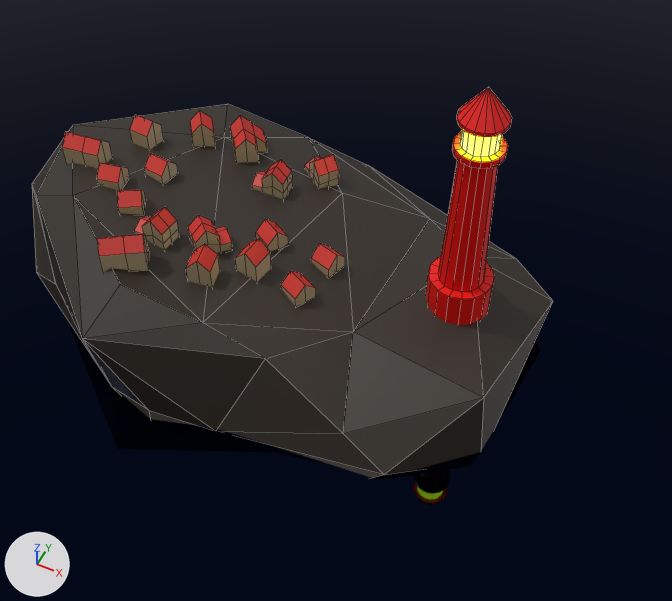
What one commit did to the Blender file complete_blender_creator_3_tutorial/lighthouse_island_scene.blend.
One viewpoint serves both versions: a camera (50 mm lens) standing at (5.46, -10.07, 14.88) and looking at (0.15, 0.55, 1.61). The lights are fixed; the arrows at lower left show +X, +Y and +Z. The older version comes first. Mesh edges are drawn as thin lines.

The older version as bpy lines, for what is in view:
```python
ob_base_rocks = bpy.data.objects.new('base rocks', me_icosphere)
ob_base_rocks.location = (0.0, 0.0, 0.0)
ob_cube_002 = bpy.data.objects.new('Cube.002', me_cube_005)
ob_cube_002.location = (-1.58, 3.42, 1.73)
ob_cube_002.rotation_euler = (0.0, 0.0, -0.658)  # degrees (0, 0, -38)
ob_cube_002.scale = (0.236, 0.236, 0.236)
ob_cube_004 = bpy.data.objects.new('Cube.004', me_cube_006)
ob_cube_004.location = (-4.47, 1.66, 2.15)
ob_cube_004.rotation_euler = (0.0, 0.0, -4.841)  # degrees (0, 0, -277)
ob_cube_004.scale = (0.236, 0.236, 0.236)
ob_cube_005 = bpy.data.objects.new('Cube.005', me_cube_007)
ob_cube_005.location = (-3.56, 3.47, 1.93)
ob_cube_005.rotation_euler = (0.0, 0.0, 0.661)  # degrees (0, 0, 38)
ob_cube_005.scale = (0.236, 0.236, 0.236)
ob_cube_006 = bpy.data.objects.new('Cube.006', me_cube_006)
ob_cube_006.location = (-5.11, 0.92, 2.28)
ob_cube_006.rotation_euler = (0.0, 0.0, -4.518)  # degrees (0, 0, -259)
ob_cube_006.scale = (0.236, 0.236, 0.236)
ob_cube_008 = bpy.data.objects.new('Cube.008', me_cube_002)
ob_cube_008.location = (-5.38, 2.49, 2.08)
ob_cube_008.rotation_euler = (0.0, 0.0, -1.657)  # degrees (0, 0, -95)
ob_cube_008.scale = (0.236, 0.236, 0.236)
ob_cube_012 = bpy.data.objects.new('Cube.012', me_cube_007)
ob_cube_012.location = (-6.22, 1.28, 2.21)
ob_cube_012.rotation_euler = (0.0, 0.0, 1.699)  # degrees (0, 0, 97)
ob_cube_012.scale = (0.236, 0.236, 0.236)
ob_lighthouse = bpy.data.objects.new('Lighthouse', me_cylinder)
ob_lighthouse.location = (2.17, 1.79, 1.47)
ob_lighthouse.scale = (0.621, 0.621, 0.621)
ob_water = bpy.data.objects.new('water', me_plane)
ob_water.location = (0.0, 0.0, 0.0)
ob_water.scale = (30.1, 30.1, 30.1)
# also in view: 'Cube.003' at (-3.53, 0.09, 2.39); 'Cube' at (-1.51, 0.33, 2.17); 'Cube.014' at (-2.36, 2.59, 2.12); 'Cube.016' at (-3.63, -0.87, 2.58); 'Cube.011' at (-2.53, 0.45, 2.28)
```
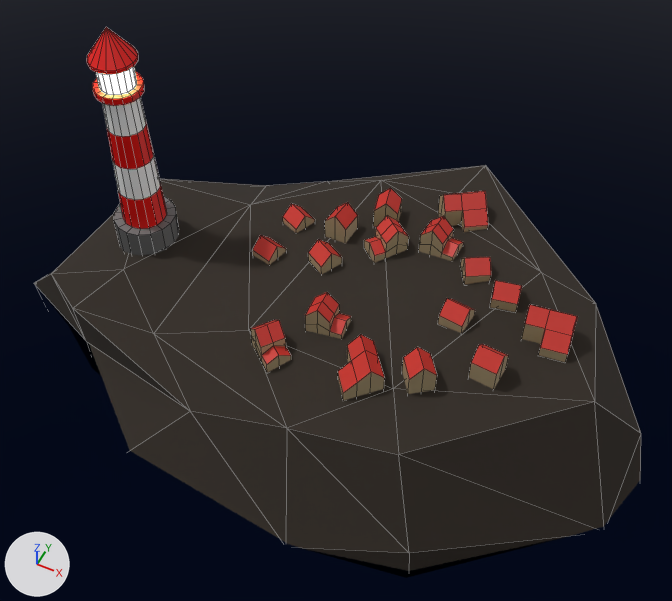
What differs and where, as boxes (x1, y1, x2, y2) in the pictures (672 x 601 px; the box of a moved part takes in the faces that stretch with it):
'base rocks', reshaped, moved, turned
    before: (32, 104, 553, 478)
    after: (34, 165, 641, 571)
'Lighthouse', reshaped, moved, turned
    before: (426, 87, 512, 325)
    after: (87, 27, 179, 255)
'Cube.012', moved, turned
    before: (62, 132, 112, 168)
    after: (521, 304, 577, 362)
'Cube.005', moved, turned
    before: (231, 116, 267, 163)
    after: (338, 335, 385, 401)
'Cube.016', moved, turned
    before: (97, 234, 149, 272)
    after: (438, 191, 488, 232)
'Cube.014', moved, turned
    before: (252, 160, 293, 199)
    after: (305, 292, 351, 339)
'Cube.002', moved, turned
    before: (305, 155, 339, 188)
    after: (250, 320, 291, 372)
'Cube.008', moved, turned
    before: (130, 115, 164, 150)
    after: (469, 344, 509, 389)
'Cube.013', moved, turned
    before: (190, 111, 215, 147)
    after: (402, 347, 437, 394)
'Cube.004', moved, turned
    before: (144, 154, 178, 184)
    after: (438, 298, 475, 333)
'Cube.006', moved, turned
    before: (97, 163, 130, 191)
    after: (490, 280, 522, 312)
part 1 of me_cylinder, reshaped
    before: (438, 160, 498, 292)
    after: (102, 97, 167, 229)
part 2 of me_cylinder, recoloured
    before: (426, 256, 494, 325)
    after: (114, 196, 179, 255)
part 3 of me_cylinder, recoloured
    before: (460, 129, 502, 157)
    after: (96, 67, 136, 95)
part 4 of me_icosphere, moved or reshaped
    before: (203, 139, 553, 451)
    after: (34, 179, 409, 571)
part 5 of me_icosphere, moved or reshaped
    before: (32, 126, 265, 429)
    after: (328, 165, 641, 433)

The change, as a list of edits to the scene's bpy script:
```text
Change mat_rock:
    mat_rock.roughness: 0.5 -> 1.0
Add mat_lighthouse_light:
    mat_lighthouse_light = principled_material('lighthouse_light')
    mat_lighthouse_light.base_color = (0.8, 0.8, 0.8)  # white #e7e7e7
    mat_lighthouse_light.emission_color = (1.0, 0.821, 0.297)  # yellow #ffea94
    mat_lighthouse_light.emission_strength = 18.0
Add mat_grey_base:
    mat_grey_base = principled_material('grey_base')
    mat_grey_base.base_color = (0.154, 0.154, 0.154)  # dark grey #6d6d6d
Change me_cylinder:
    used by ob_lighthouse; location = (2.17, 1.79, 1.47); scale = (0.621, 0.621, 0.621)
    remove me_cylinder.from_pydata(...)  # 161 vertices, 161 faces; spans x -1.0..1.0, y -1.0..1.0, z -0.47..7.81
    add me_cylinder.from_pydata(...)  # 209 vertices, 209 faces; spans x -1.0..1.0, y -1.0..1.0, z -0.47..7.81
    me_cylinder part 1
    16 faces are deleted
    48 vertices are added at x -0.66..0.66, y -0.66..0.66, z 2.19..4.57
    32 new faces join them, mat_white (white #ffffff)
    32 new faces join them, mat_material_002 (red #e70800)
    me_cylinder part 2: 33 faces spanning x -1.0..1.0, y -1.0..1.0, z -0.47..1.0 switch from mat_material_002 (red #e70800) to mat_grey_base (dark grey #6d6d6d)
    me_cylinder part 3: 16 faces spanning x -0.52..0.52, y -0.52..0.52, z 5.99..6.78 switch from mat_material_003 (white #e7e7e7, glowing yellow #fff000) to mat_lighthouse_light (white #e7e7e7, glowing yellow #ffea94)
    add me_cylinder.materials.append(mat_white)  # white #ffffff
Change me_icosphere:
    remove me_icosphere.from_pydata(...)  # 47 vertices, 90 faces; spans x -8.46..3.77, y -2.55..5.98, z -1.22..2.38
    add me_icosphere.from_pydata(...)  # 47 vertices, 90 faces; spans x -8.46..4.65, y -2.55..5.98, z -1.22..2.38
    me_icosphere part 4
    me_icosphere.vertices[28].co: (2.64, 2.67, -0.58) -> (4.65, 2.97, -0.02)  # not seen -> pixel (33, 283)
    me_icosphere.vertices[29].co: (3.77, 3.14, 0.8) -> (3.82, 3.13, 0.83)  # pixel (553, 301) -> pixel (51, 273)
    me_icosphere.vertices[32].co: (-2.05, 5.91, -0.02) -> (0.42, 5.69, -0.13)
    me_icosphere.vertices[40].co: (-3.24, 5.98, -0.08) -> (-3.24, 5.98, -0.06)
    me_icosphere.vertices[43].co: (0.71, 0.15, 1.4) -> (0.71, 0.15, 1.59)  # pixel (353, 331) -> pixel (250, 204)
    me_icosphere.vertices[45].co: (-1.44, 5.41, 0.7) -> (-0.7, 4.85, 0.98)  # pixel (368, 165) -> pixel (190, 411)
    me_icosphere part 5
    me_icosphere.vertices[11].co: (-6.6, 0.14, 1.88) -> (-6.6, 0.14, 2.14)  # pixel (36, 196) -> pixel (595, 303)
    me_icosphere.vertices[12].co: (-3.25, -1.47, 2.35) -> (-3.25, -1.47, 2.17)  # pixel (120, 284) -> not seen
    me_icosphere.vertices[39].co: (-3.46, -2.52, 1.83) -> (-3.46, -2.52, 2.23)  # pixel (82, 338) -> pixel (485, 165)
Change ob_lighthouse:
    ob_lighthouse.location: (2.17, 1.79, 1.47) -> (-4.13, 0.53, 1.47)
    ob_lighthouse.rotation_euler: (0.0, 0.0, 0.0) -> (0.0, 0.0, 3.142)  # degrees (0, 0, 0) -> degrees (0, 0, 180)
Change ob_base_rocks:
    ob_base_rocks.location: (0.0, 0.0, 0.0) -> (-1.96, 2.33, 0.0)
    ob_base_rocks.rotation_euler: (0.0, 0.0, 0.0) -> (0.0, 0.0, 3.142)  # degrees (0, 0, 0) -> degrees (0, 0, 180)
Change ob_cube_004:
    ob_cube_004.location: (-4.47, 1.66, 2.15) -> (2.5, 0.66, 2.15)
    ob_cube_004.rotation_euler: (0.0, 0.0, -4.841) -> (0.0, 0.0, -1.699)  # degrees (0, 0, -277) -> degrees (0, 0, -97)
Change ob_cube_005:
    ob_cube_005.location: (-3.56, 3.47, 1.93) -> (1.6, -1.14, 1.87)
    ob_cube_005.rotation_euler: (0.0, 0.0, 0.661) -> (0.0, 0.0, 3.803)  # degrees (0, 0, 38) -> degrees (0, 0, 218)
Change ob_cube_002:
    ob_cube_002.location: (-1.58, 3.42, 1.73) -> (-0.39, -1.1, 1.73)
    ob_cube_002.rotation_euler: (0.0, 0.0, -0.658) -> (0.0, 0.0, 2.483)  # degrees (0, 0, -38) -> degrees (0, 0, 142)
Change ob_cube_006:
    ob_cube_006.location: (-5.11, 0.92, 2.28) -> (3.15, 1.41, 2.28)
    ob_cube_006.rotation_euler: (0.0, 0.0, -4.518) -> (0.0, 0.0, -1.376)  # degrees (0, 0, -259) -> degrees (0, 0, -79)
Change ob_cube_008:
    ob_cube_008.location: (-5.38, 2.49, 2.08) -> (3.41, -0.16, 2.08)
    ob_cube_008.rotation_euler: (0.0, 0.0, -1.657) -> (0.0, 0.0, 1.485)  # degrees (0, 0, -95) -> degrees (0, 0, 85)
Change ob_cube_012:
    ob_cube_012.location: (-6.22, 1.28, 2.21) -> (4.26, 1.04, 2.21)
    ob_cube_012.rotation_euler: (0.0, 0.0, 1.699) -> (0.0, 0.0, 4.84)  # degrees (0, 0, 97) -> degrees (0, 0, 277)
Change ob_cube_013:
    ob_cube_013.location: (-4.37, 3.12, 2.02) -> (2.4, -0.79, 2.02)
    ob_cube_013.rotation_euler: (0.0, 0.0, 0.629) -> (0.0, 0.0, 3.77)  # degrees (0, 0, 36) -> degrees (0, 0, 216)
Change ob_cube_014:
    ob_cube_014.location: (-2.25, 2.6, 1.86) -> (0.28, -0.28, 1.86)
    ob_cube_014.rotation_euler: (0.0, 0.0, 0.0871) -> (0.0, 0.0, 3.229)  # degrees (0, 0, 5) -> degrees (0, 0, 185)
Change ob_cube_016:
    ob_cube_016.location: (-3.71, -0.97, 2.31) -> (1.75, 3.29, 2.2)
    ob_cube_016.rotation_euler: (0.0, 0.0, 2.167) -> (0.0, 0.0, 5.309)  # degrees (0, 0, 124) -> degrees (0, 0, 304)
```
